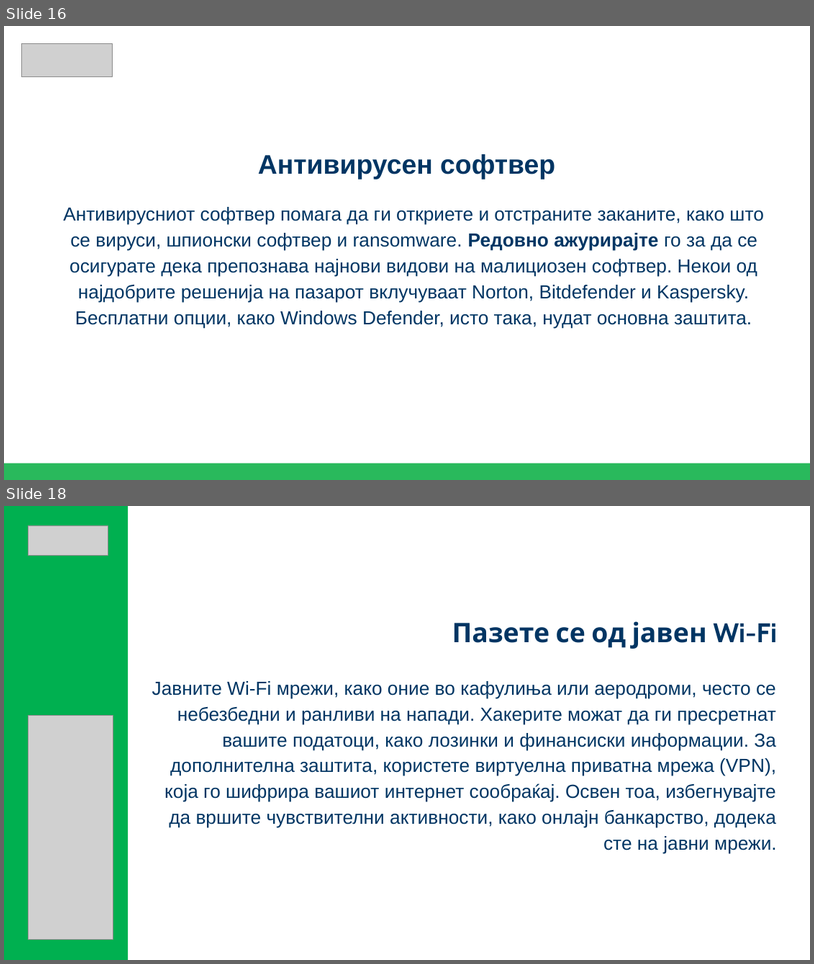
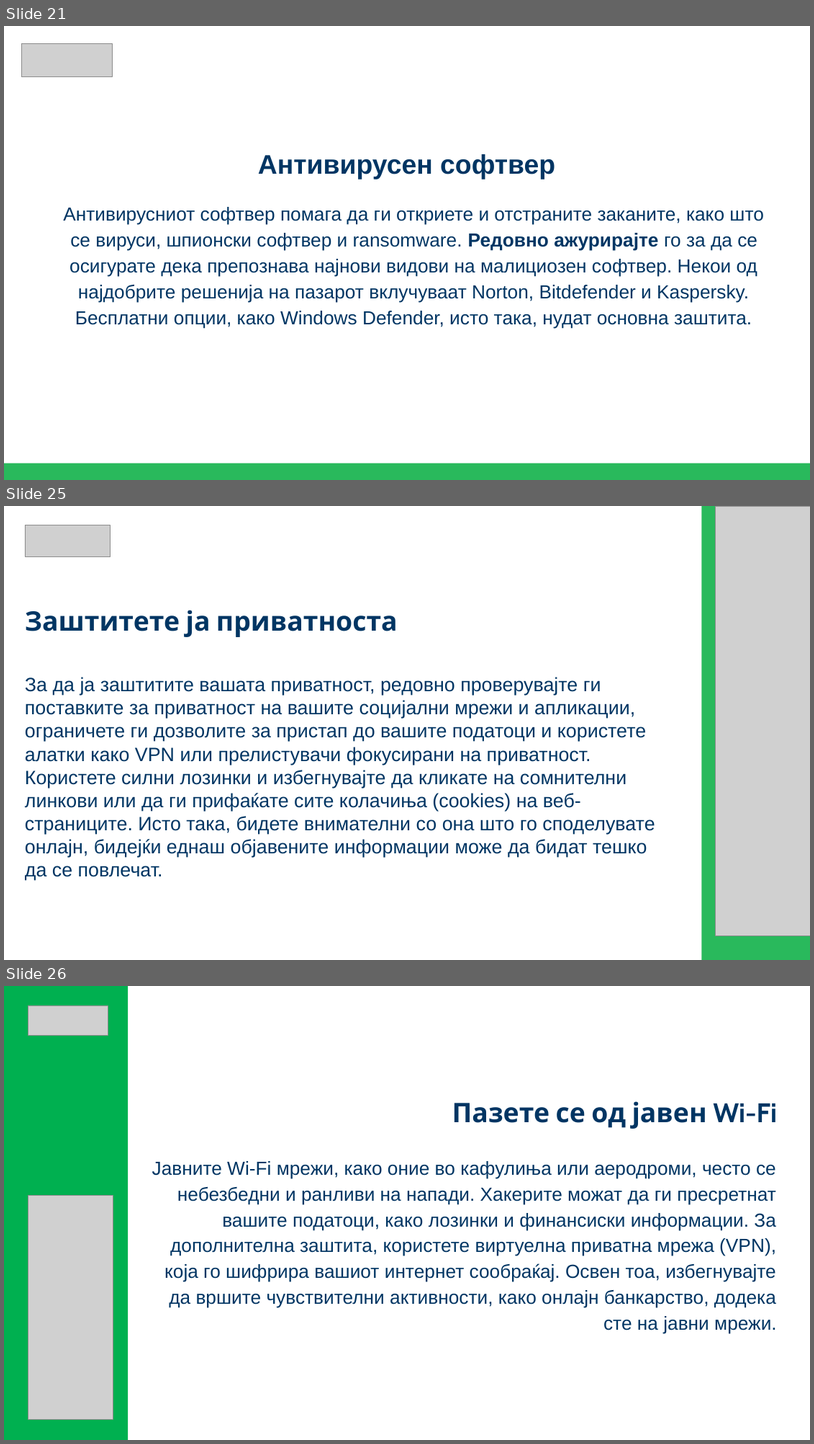
Before and after one commit to Berat02xz/FINKI-Academic-Journey, a slide deck: TP - Team Project/MKSafeNet Presentations/MKSafeNet_YoungAdultsPresentation.pptx. Shown one above the other, each under a label of ours: slides 16 and 18 before the commit, slides 21, 25 and 26 after it; the slides between them are not shown. The pictures are 814x964 and 814x1444 pixels, drawn with LibreOffice and Linux fonts; fonts in the diff are those of the drawing; grey boxes stand for pictures. Boxes give left, top, right and bottom in pixels: in the first picture for what was removed or moved away, otherwise in the second. Text is boxed around its words. In the diff, an @@ line names an element or a change of style, - is before the commit and + after.

```diff
--- a/TP - Team Project/MKSafeNet Presentations/MKSafeNet_YoungAdultsPresentation.pptx
+++ b/TP - Team Project/MKSafeNet Presentations/MKSafeNet_YoungAdultsPresentation.pptx
@@ slide 25 added at <box>4,506,810,960</box>, background #FFFFFF @@
@@ picture added at <box>25,525,110,556</box> @@
@@ rectangle added at <box>702,506,810,960</box>, fill #29B95C @@
@@ picture added at <box>716,506,810,936</box> @@
@@ title added at <box>25,610,398,637</box>, 32 pt, text #003563, bold @@
+Заштитете ја приватноста
@@ text added at <box>25,677,655,880</box>, 23 pt, text #003563 @@
+За да ја заштитите вашата приватност, редовно проверувајте ги поставките за приватност на вашите социјални мрежи и апликации, ограничете ги дозволите за пристап до вашите податоци и користете алатки како VPN или прелистувачи фокусирани на приватност. Користете силни лозинки и избегнувајте да кликате на сомнителни линкови или да ги прифаќате сите колачиња (cookies) на веб-страниците. Исто така, бидете внимателни со она што го споделувате онлајн, бидејќи еднаш објавените информации може да бидат тешко да се повлечат.
@@ what was slide 16 is now slide 21 @@
@@ what was slide 18 is now slide 26 @@
```
Also in this commit, not shown: 10 slides changed, 7 other slides added, 2 other files.
